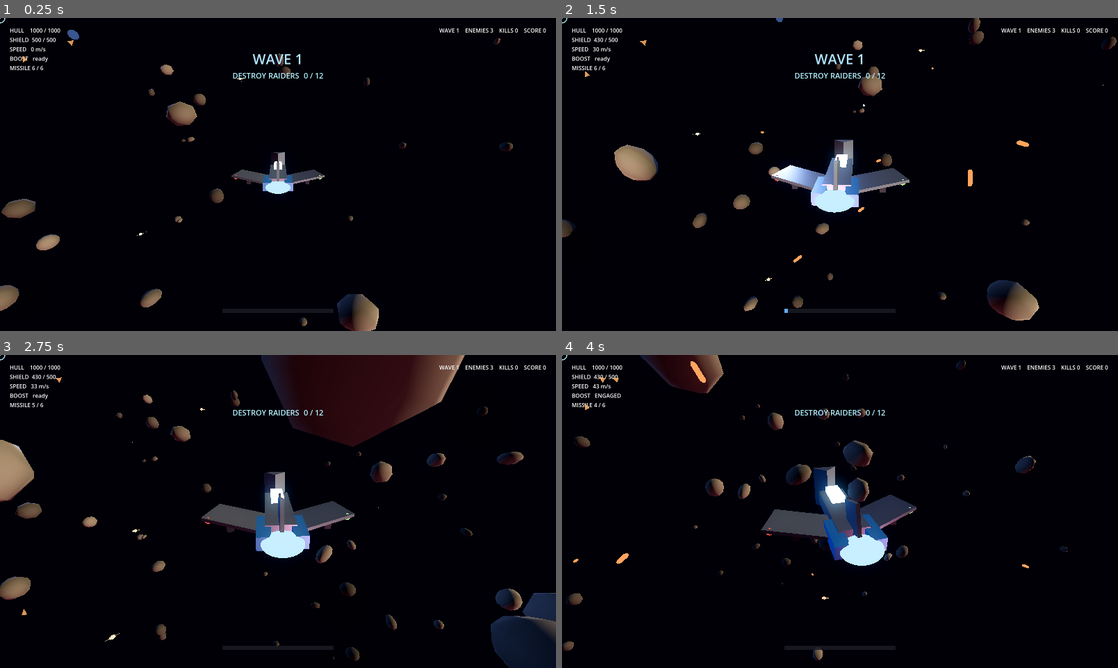
Above: before the commit, frames 1-4 (two rows, left to right).
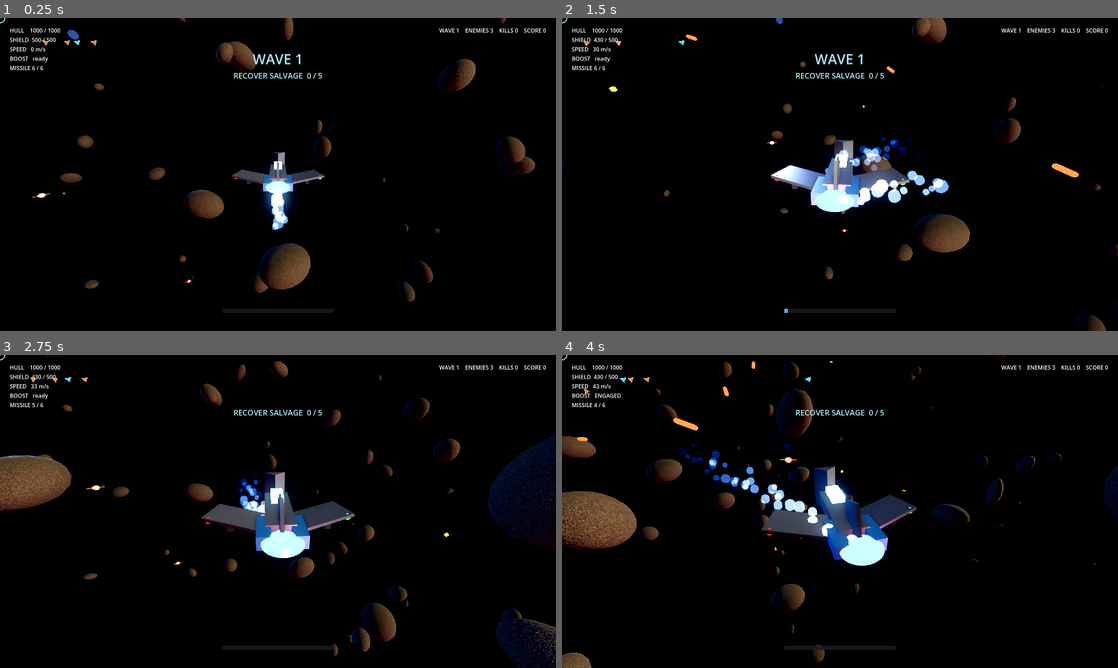
Above: after the commit, the same moments.

Repository: hassaan-v20/solar-system
Game: Godot game, scene res://scenes/raid/ghost_station_raid.tscn
The game is run twice, just before and just after one commit, with the same random seed, the same clock (stepped at 60 frames per second) and the same inputs.
Inputs (mouse positions are in pixels of both pictures, inside the frame that each line leads up to):
- Up to frame 1 (0.25 s): no input
- Up to frame 2 (1.5 s): move the mouse to (867, 174) at 0.52 s; hold Shift (boost) 0.53-1.28 s; hold S (thrust_back) from 0.53 s (still down); click (867, 174) at 0.67 s; move the mouse to (812, 174) at 1.27 s; tap Space (fire) at 1.35 s
- Up to frame 3 (2.75 s): keep holding S (thrust_back); move the mouse to (289, 505) at 2.02 s; hold Right mouse button (fire_secondary) from 2.03 s (still down)
- Up to frame 4 (4 s): keep holding S (thrust_back); move the mouse to (834, 517) at 2.77 s; release Right mouse button (fire_secondary) at 2.78 s; tap F at 2.85 s; click (834, 517) at 2.92 s; move the mouse to (878, 514) at 3.52 s; hold Shift (boost) from 3.53 s (still down)

The runs differ from the first frame. In frame 1, 6.4% of the frame differs, in the area x 0-97%, y 0-100%; in frame 2, 6.8%; in frame 3, 16%, in the area x 0-100%, y 0-100%; in frame 4, 8.9%.

Commit message:
Realistic-look graphics pass: PBR rocks, richer space, particles, post-FX
Rocks: asteroids use a shared procedural PBR material (NoiseTexture albedo +
normal map, world-triplanar so each rock is unique), higher-poly + irregular
scale for craggy realistic asteroids.

Space: layered coloured nebula + galactic-band starfield in the sky shader
(denser/brighter toward the plane, varied star colours).

Post-processing: SSAO, SSR, subtle volumetric fog, colour grading, stronger
bloom/exposure, and TAA + 2x MSAA.

Particles: GPU engine thrust trail on the ship and particle debris on explosions.

Verified: Godot import + headless runtime clean on 4.6.3.

Co-Authored-By: Claude Opus 4.8 (1M context) <noreply@anthropic.com>

Diff:
--- a/game/assets/shaders/space_sky.gdshader
+++ b/game/assets/shaders/space_sky.gdshader
@@ -38,27 +38,35 @@
 void sky() {
 	vec3 d = normalize(EYEDIR);
 
-	// Stars across three scales so there's a mix of large and tiny pinpoints.
+	// Denser stars and dust toward the galactic plane (y ~ 0).
+	float band = exp(-pow(d.y * 2.3, 2.0));
+
+	// Stars across four scales with varied colours; brighter near the band.
 	float star = 0.0;
 	vec3 scol = vec3(1.0);
-	for (int i = 0; i < 3; i++) {
-		float sc = 230.0 * pow(2.0, float(i));
+	for (int i = 0; i < 4; i++) {
+		float sc = 200.0 * pow(2.0, float(i));
 		vec3 q = floor(d * sc);
 		float h = hash13(q);
-		if (h > star_density) {
-			float b = (h - star_density) / (1.0 - star_density);
-			star += b * b * (0.9 / float(i + 1));
+		float thr = mix(star_density, star_density - 0.004, band);
+		if (h > thr) {
+			float b = (h - thr) / (1.0 - thr);
+			star += b * b * (1.0 / float(i + 1));
 			float t = hash13(q + 7.0);
-			scol = mix(vec3(0.7, 0.82, 1.0), vec3(1.0, 0.86, 0.7), t);
+			scol = mix(vec3(0.65, 0.78, 1.0), vec3(1.0, 0.84, 0.66), t);
 		}
 	}
 
-	// Soft nebula clouds.
-	float n = fbm(d * 2.2 + 11.0);
-	n = smoothstep(0.42, 0.95, n);
-	vec3 neb = mix(vec3(0.05, 0.03, 0.10), vec3(0.12, 0.06, 0.22), fbm(d * 4.0));
-	vec3 neb2 = mix(vec3(0.02, 0.06, 0.10), vec3(0.04, 0.12, 0.16), fbm(d * 3.0 + 5.0));
+	// Layered, coloured nebula.
+	float n1 = smoothstep(0.45, 0.95, fbm(d * 2.0 + 11.0));
+	float n2 = smoothstep(0.50, 0.96, fbm(d * 3.6 + 40.0));
+	float n3 = smoothstep(0.58, 0.95, fbm(d * 1.4 + 70.0));
+	vec3 neb = vec3(0.10, 0.05, 0.22) * n1
+			 + vec3(0.03, 0.12, 0.16) * n2
+			 + vec3(0.18, 0.05, 0.11) * n3;
+	neb *= (0.45 + 0.9 * band) * nebula_strength;
 
-	vec3 base = vec3(0.006, 0.009, 0.018);
-	COLOR = base + (neb + neb2) * n * nebula_strength + scol * star;
+	vec3 dust = vec3(0.018, 0.026, 0.045) * band;
+	vec3 base = vec3(0.004, 0.006, 0.013);
+	COLOR = base + neb + dust + scol * star * (1.0 + 0.6 * band);
 }
--- a/game/scripts/core/fx.gd
+++ b/game/scripts/core/fx.gd
@@ -17,6 +17,46 @@
 func _on_boom(at: Vector3) -> void:
 	burst(at, Color(1.0, 0.62, 0.25), 2.4, 0.5, 6.0)
 	flash(at, Color(1.0, 0.6, 0.3), 10.0, 7.0, 0.4)
+	_debris(at)
+
+func _debris(at: Vector3) -> void:
+	if world == null:
+		return
+	var ps := GPUParticles3D.new()
+	ps.one_shot = true
+	ps.explosiveness = 1.0
+	ps.amount = 30
+	ps.lifetime = 0.9
+	var pm := ParticleProcessMaterial.new()
+	pm.gravity = Vector3.ZERO
+	pm.direction = Vector3(0, 1, 0)
+	pm.spread = 180.0
+	pm.initial_velocity_min = 14.0
+	pm.initial_velocity_max = 34.0
+	pm.damping_min = 8.0
+	pm.damping_max = 16.0
+	pm.scale_min = 0.2
+	pm.scale_max = 0.55
+	var grad := Gradient.new()
+	grad.set_color(0, Color(1.0, 0.85, 0.45, 1.0))
+	grad.set_color(1, Color(0.6, 0.12, 0.05, 0.0))
+	var gt := GradientTexture1D.new()
+	gt.gradient = grad
+	pm.color_ramp = gt
+	ps.process_material = pm
+	var mesh := BoxMesh.new()
+	mesh.size = Vector3(0.3, 0.3, 0.3)
+	var mm := StandardMaterial3D.new()
+	mm.shading_mode = BaseMaterial3D.SHADING_MODE_UNSHADED
+	mm.transparency = BaseMaterial3D.TRANSPARENCY_ALPHA
+	mm.blend_mode = BaseMaterial3D.BLEND_MODE_ADD
+	mm.vertex_color_use_as_albedo = true
+	mesh.material = mm
+	ps.draw_pass_1 = mesh
+	world.add_child(ps)
+	ps.global_position = at
+	ps.emitting = true
+	get_tree().create_timer(1.4).timeout.connect(ps.queue_free)
 
 func burst(at: Vector3, col: Color, size: float, dur: float, energy: float) -> void:
 	if world == null:
--- a/game/scripts/core/main.gd
+++ b/game/scripts/core/main.gd
@@ -25,6 +25,9 @@
 
 func _ready() -> void:
 	_rng.randomize()
+	var vp := get_viewport()
+	vp.use_taa = true
+	vp.msaa_3d = Viewport.MSAA_2X
 	_setup_input()
 	Input.mouse_mode = Input.MOUSE_MODE_CAPTURED
 	add_child(Sfx.new())
@@ -157,6 +160,20 @@
 	env.fog_enabled = true
 	env.fog_light_color = Color(0.03, 0.04, 0.08)
 	env.fog_density = 0.0011
+	# Modern post-processing for a realistic look.
+	env.ssao_enabled = true
+	env.ssao_radius = 2.0
+	env.ssao_intensity = 2.2
+	env.ssr_enabled = true
+	env.ssr_max_steps = 32
+	env.volumetric_fog_enabled = true
+	env.volumetric_fog_density = 0.003
+	env.volumetric_fog_emission = Color(0.05, 0.07, 0.14)
+	env.volumetric_fog_emission_energy = 0.3
+	env.adjustment_enabled = true
+	env.adjustment_brightness = 1.02
+	env.adjustment_contrast = 1.08
+	env.adjustment_saturation = 1.14
 	var we := WorldEnvironment.new()
 	we.environment = env
 	add_child(we)
@@ -271,6 +288,7 @@
 	_engine_mat.emission_energy_multiplier = 2.0
 	engine.material_override = _engine_mat
 	ship.add_child(engine)
+	_build_engine_trail(ship)
 
 	var col := CollisionShape3D.new()
 	var shape := BoxShape3D.new()
@@ -280,6 +298,42 @@
 
 	add_child(ship)
 	return ship
+
+func _build_engine_trail(ship: Node3D) -> void:
+	var ps := GPUParticles3D.new()
+	ps.amount = 48
+	ps.lifetime = 0.55
+	ps.position = Vector3(0, 0, 2.3)
+	var pm := ParticleProcessMaterial.new()
+	pm.gravity = Vector3.ZERO
+	pm.direction = Vector3(0, 0, 1)          # local +z = behind the ship
+	pm.spread = 7.0
+	pm.initial_velocity_min = 10.0
+	pm.initial_velocity_max = 17.0
+	pm.scale_min = 0.4
+	pm.scale_max = 0.9
+	var grad := Gradient.new()
+	grad.set_color(0, Color(0.7, 0.9, 1.0, 1.0))
+	grad.set_color(1, Color(0.2, 0.4, 1.0, 0.0))
+	var gt := GradientTexture1D.new()
+	gt.gradient = grad
+	pm.color_ramp = gt
+	ps.process_material = pm
+	var mesh := SphereMesh.new()
+	mesh.radius = 0.28
+	mesh.height = 0.56
+	mesh.radial_segments = 6
+	mesh.rings = 4
+	var mm := StandardMaterial3D.new()
+	mm.shading_mode = BaseMaterial3D.SHADING_MODE_UNSHADED
+	mm.transparency = BaseMaterial3D.TRANSPARENCY_ALPHA
+	mm.blend_mode = BaseMaterial3D.BLEND_MODE_ADD
+	mm.vertex_color_use_as_albedo = true
+	mm.albedo_color = Color(1, 1, 1, 1)
+	mesh.material = mm
+	ps.draw_pass_1 = mesh
+	ps.emitting = true
+	ship.add_child(ps)
 
 func _part(parent: Node3D, mesh: Mesh, pos: Vector3, rot_deg: Vector3, mat: Material) -> void:
 	var mi := MeshInstance3D.new()
@@ -347,26 +401,62 @@
 	EventBus.shot_fired.emit("missile")
 
 func _build_asteroids() -> void:
+	var rock := _rock_material()
 	for i in ASTEROID_COUNT:
 		var a := MeshInstance3D.new()
 		var m := SphereMesh.new()
 		var r := _rng.randf_range(1.5, 6.0)
 		m.radius = r
 		m.height = r * 2.0
-		m.radial_segments = 7
-		m.rings = 5
+		m.radial_segments = 18
+		m.rings = 12
 		a.mesh = m
-		var mat := StandardMaterial3D.new()
-		var g := _rng.randf_range(0.22, 0.42)
-		mat.albedo_color = Color(g, g * 0.93, g * 0.86)
-		mat.metallic = 0.1
-		mat.roughness = 1.0
-		a.material_override = mat
+		a.material_override = rock
 		a.position = _random_unit() * _rng.randf_range(45.0, 280.0)
-		a.scale = Vector3(_rng.randf_range(0.7, 1.4), _rng.randf_range(0.7, 1.4), _rng.randf_range(0.7, 1.4))
+		# Irregular, lumpy silhouettes.
+		a.scale = Vector3(_rng.randf_range(0.6, 1.6), _rng.randf_range(0.6, 1.5), _rng.randf_range(0.6, 1.6))
 		a.rotation = Vector3(_rng.randf() * TAU, _rng.randf() * TAU, _rng.randf() * TAU)
 		add_child(a)
-		_asteroids.append({"node": a, "axis": _random_unit(), "speed": _rng.randf_range(0.05, 0.4)})
+		_asteroids.append({"node": a, "axis": _random_unit(), "speed": _rng.randf_range(0.05, 0.35)})
+
+func _rock_material() -> StandardMaterial3D:
+	# Procedural PBR rock: noise albedo mottling + a noise normal map, mapped in
+	# world space (triplanar) so every asteroid samples a different patch — varied
+	# craggy surfaces from a single shared material, no UVs or art files needed.
+	var an := FastNoiseLite.new()
+	an.noise_type = FastNoiseLite.TYPE_SIMPLEX
+	an.frequency = 0.9
+	an.fractal_octaves = 5
+	var alb := NoiseTexture2D.new()
+	alb.width = 256
+	alb.height = 256
+	alb.seamless = true
+	alb.noise = an
+
+	var nn := FastNoiseLite.new()
+	nn.noise_type = FastNoiseLite.TYPE_SIMPLEX
+	nn.frequency = 1.6
+	nn.fractal_octaves = 4
+	var nrm := NoiseTexture2D.new()
+	nrm.width = 256
+	nrm.height = 256
+	nrm.seamless = true
+	nrm.as_normal_map = true
+	nrm.bump_strength = 6.0
+	nrm.noise = nn
+
+	var m := StandardMaterial3D.new()
+	m.albedo_color = Color(0.46, 0.41, 0.36)
+	m.albedo_texture = alb
+	m.normal_enabled = true
+	m.normal_texture = nrm
+	m.normal_scale = 1.6
+	m.roughness = 0.95
+	m.metallic = 0.02
+	m.uv1_triplanar = true
+	m.uv1_world_triplanar = true
+	m.uv1_scale = Vector3(0.06, 0.06, 0.06)
+	return m
 
 # ── combat / waves ─────────────────────────────────────────────────────────────
 func _spawn_wave() -> void:
Not shown, changed: game/README.md
